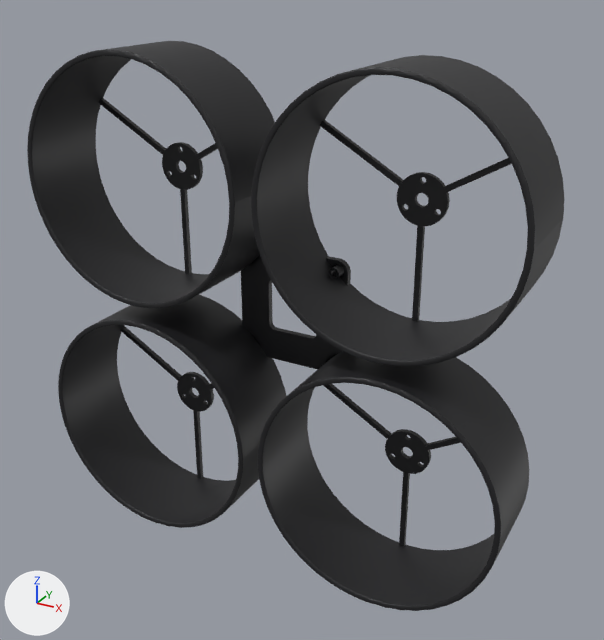
Renders of the glTF model web/public/models/parts/betafpv-pavo20-pro-ii.glb from each side of a commit.
Before and after are seen from a camera (50 mm lens) standing at (97.8, -174.4, 84.0) and looking at (6.4, -8.1, 0.9). The lights are fixed; the arrows at lower left show +X, +Y and +Z. The older version comes first. Where no turn or scale is listed for an object, it has been applied to the vertices.

Names of what the first picture shows: 'frame_centre', 'frame_duct_1', 'frame_duct_2', 'frame_duct_3', 'frame_duct_4', 'motor_mount_1', 'motor_mount_2', 'motor_mount_3', 'motor_mount_4' and 1 more.
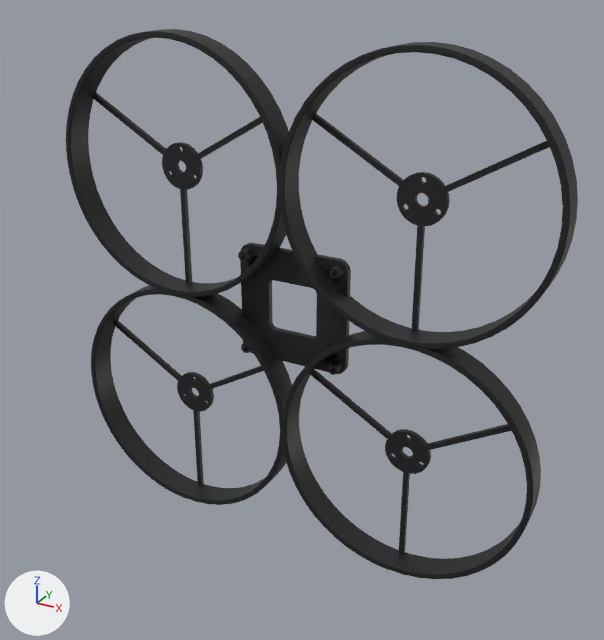
Where the newer file only moved an object's origin or applied its transform, the numbers keep the older frame.

Where the change shows, as pixel boxes [x1, y1, x2, y2] in the pictures (604 x 640 px):
'frame_duct_1', moved, rescaled
    before: [251, 55, 564, 367]
    after: [279, 42, 578, 349]
'frame_duct_4', moved, rescaled
    before: [258, 351, 530, 611]
    after: [282, 331, 541, 579]
'frame_duct_2', moved, rescaled (10% narrower)
    before: [27, 41, 275, 308]
    after: [66, 29, 289, 297]
'frame_duct_3', moved, rescaled (12% narrower)
    before: [58, 295, 286, 528]
    after: [91, 285, 292, 505]

What the commit changed:
Object 'frame_duct_1' (ob_frame_duct_1) moves from (33.2, -12.0, 33.2) to (33.2, -3.8, 33.2).
Object 'frame_duct_1' (ob_frame_duct_1) is rescaled from (0.000946, 0.000366, 0.000944) to (0.00103, 0.000114, 0.00103).
Object 'frame_duct_2' (ob_frame_duct_2) moves from (-33.2, -12.0, 33.2) to (-33.2, -3.8, 33.2).
Object 'frame_duct_2' (ob_frame_duct_2) is rescaled from (0.000946, 0.000366, 0.000944) to (0.00103, 0.000114, 0.00103).
Object 'frame_duct_3' (ob_frame_duct_3) moves from (-33.2, -12.0, -33.2) to (-33.2, -3.8, -33.2).
Object 'frame_duct_3' (ob_frame_duct_3) is rescaled from (0.000946, 0.000366, 0.000944) to (0.00103, 0.000114, 0.00103).
Object 'frame_duct_4' (ob_frame_duct_4) moves from (33.2, -12.0, -33.2) to (33.2, -3.8, -33.2).
Object 'frame_duct_4' (ob_frame_duct_4) is rescaled from (0.000946, 0.000366, 0.000944) to (0.00103, 0.000114, 0.00103).
